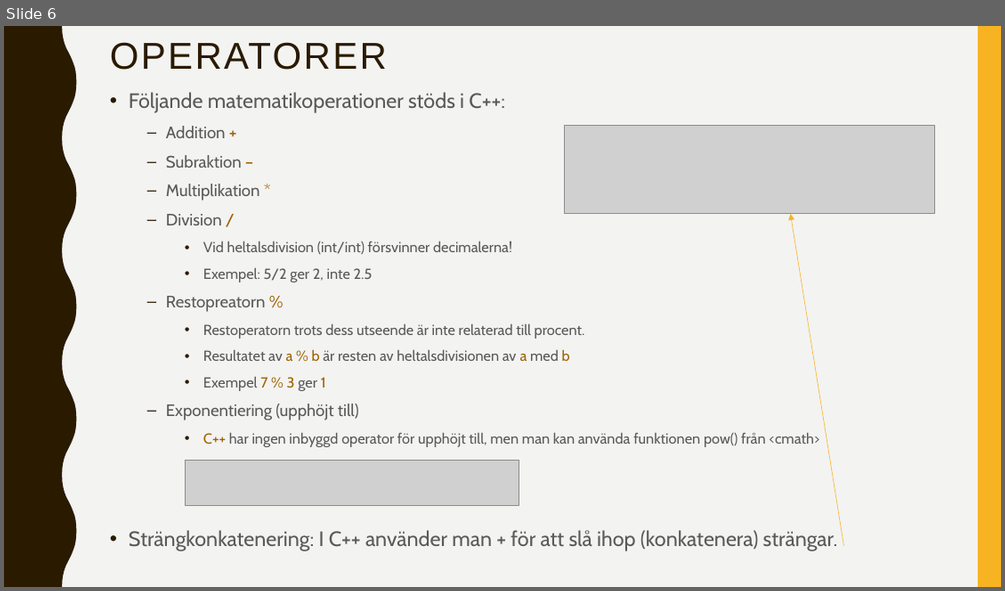
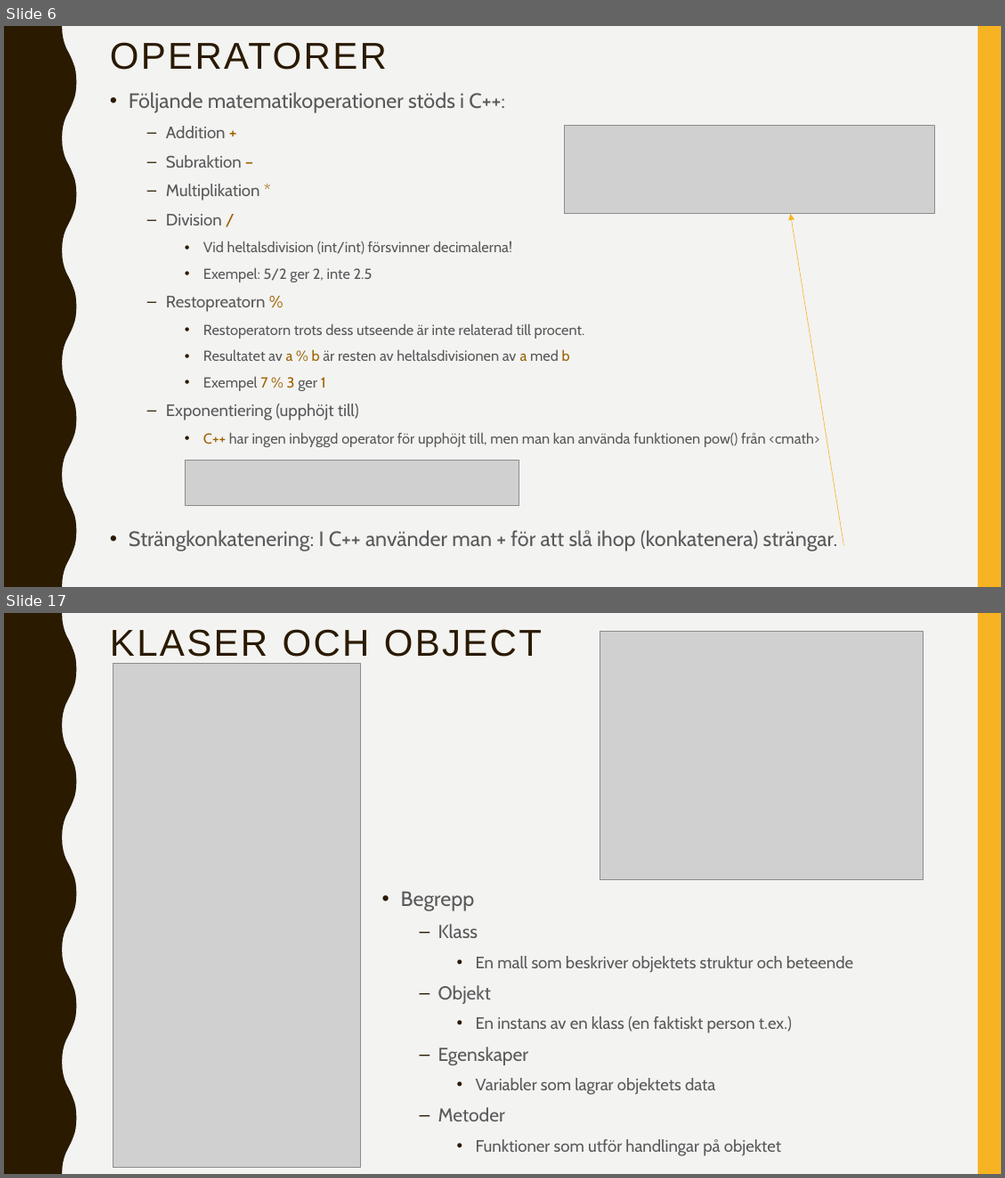
Before and after one commit to abbindustrigymnasium/hitachigymnasiet-250s-programmingexercises-programmering1-2025, a slide deck: C++/C++.pptx. Shown one above the other, each under a label of ours: slide 6 before the commit, slides 6 and 17 after it; the slides between them are not shown. The pictures are 1005x591 and 1005x1178 pixels, drawn with LibreOffice and Linux fonts; fonts in the diff are those of the drawing; grey boxes stand for pictures. Boxes give left, top, right and bottom in pixels: in the first picture for what was removed or moved away, otherwise in the second. Text is boxed around its words. In the diff, an @@ line names an element or a change of style, - is before the commit and + after.

```diff
--- a/C++/C++.pptx
+++ b/C++/C++.pptx
@@ slide 17 added at bbox=[4, 613, 1001, 1174], background #F3F3F2; not listed: 2 template elements that a slide beside it also shows @@
@@ title added at bbox=[110, 629, 542, 657], 36 pt, text #2A1A00 @@
+KLASER OCH OBJECT
@@ picture added at bbox=[600, 631, 923, 879] @@
@@ picture added at bbox=[113, 663, 360, 1167] @@
@@ text added at bbox=[401, 891, 853, 1156], 16 pt, text #595959 @@
+• Begrepp
+  – Klass
+    • En mall som beskriver objektets struktur och beteende
+  – Objekt
+    • En instans av en klass (en faktiskt person t.ex.)
+  – Egenskaper
+    • Variabler som lagrar objektets data
+  – Metoder
+    • Funktioner som utför handlingar på objektet
```
Also in this commit, not shown: 12 slides changed, 2 other slides added, 3 slides removed, 1 other file.
